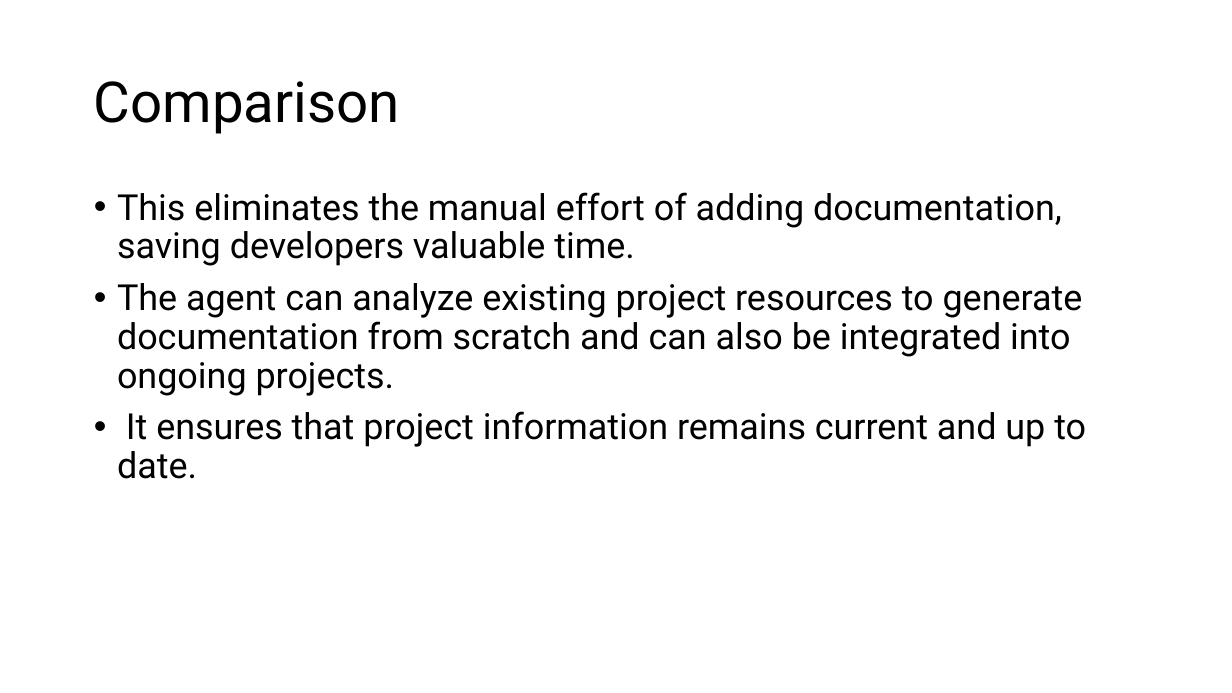
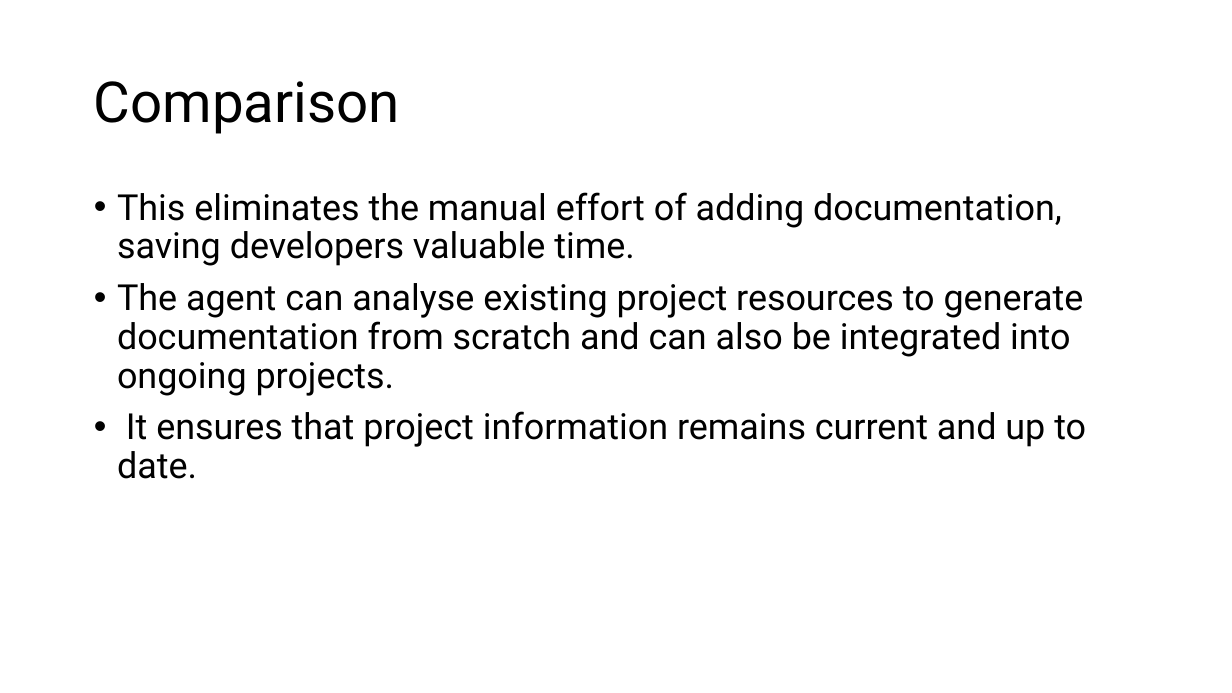
Before and after one commit to imshoban/ai-agent-ppt, a slide deck: slide 7 of Automated-document-system.pptx (slide 6 before the commit). Drawn at 1232x693 pixels with LibreOffice and Linux fonts; fonts in the diff are those of the drawing. Boxes give left, top, right and bottom in pixels: in the first picture for what was removed or moved away, otherwise in the second. Text is boxed around its words. In the diff, an @@ line names an element or a change of style, - is before the commit and + after.

Commit message:
Update PPT

```diff
--- a/Automated-document-system.pptx
+++ b/Automated-document-system.pptx
@@ text at [117,283,1084,396]: text changed @@
-• The agent can analyze existing project resources to generate documentation from scratch and can also be integrated into ongoing projects.
+• The agent can analyse existing project resources to generate documentation from scratch and can also be integrated into ongoing projects.
```
Also in this commit, not shown: 2 other slides changed, 1 slide added.
